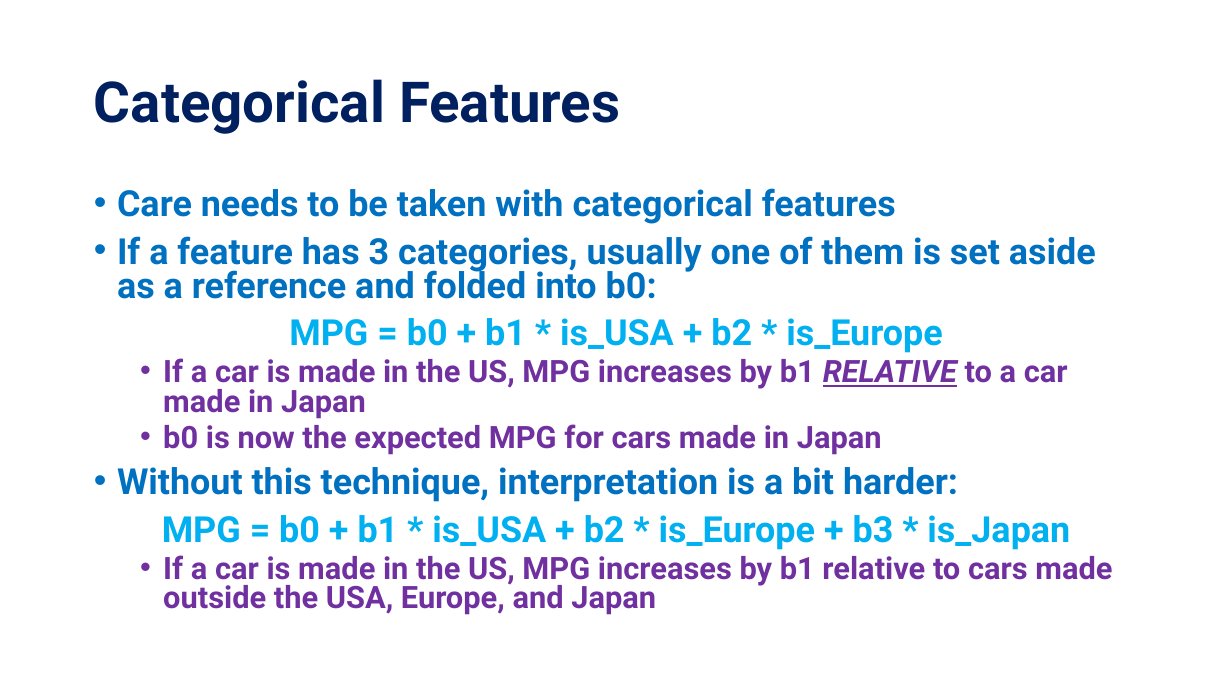
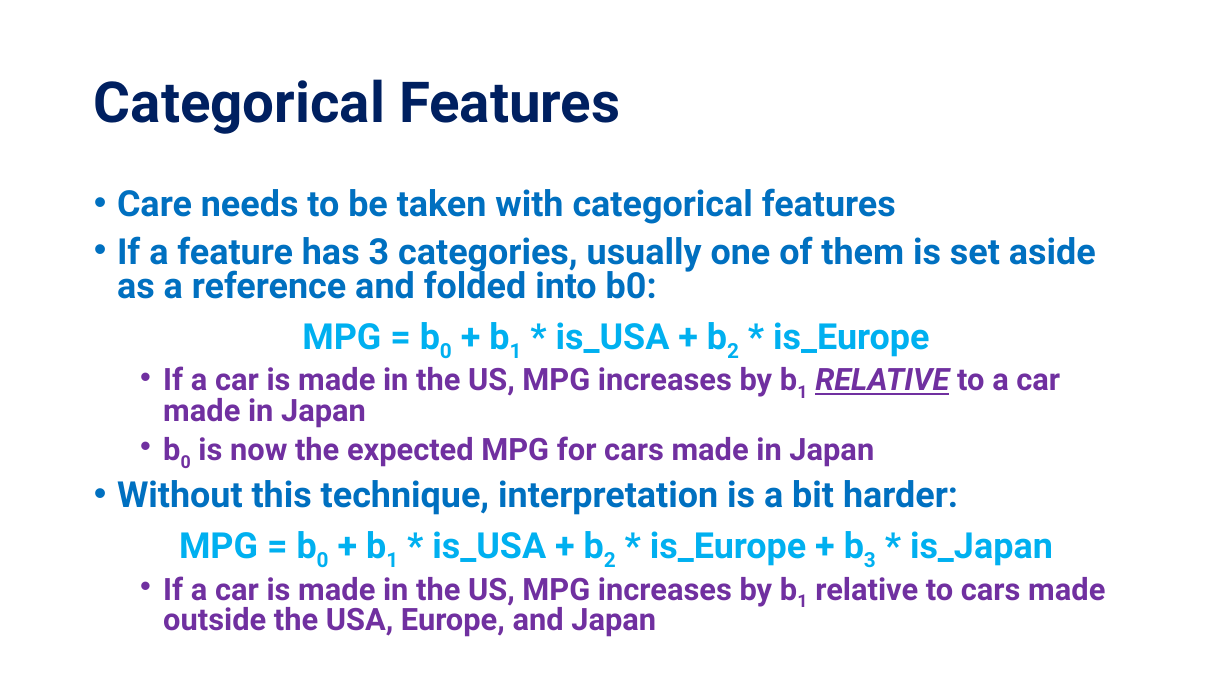
Before and after one commit to KISRDevelopment/python-ml-2025, a slide deck: slide 3 of slides/block7.pptx. Drawn at 1232x693 pixels with LibreOffice and Linux fonts; fonts in the diff are those of the drawing. Boxes give left, top, right and bottom in pixels: in the first picture for what was removed or moved away, otherwise in the second. Text is boxed around its words. In the diff, an @@ line names an element or a change of style, - is before the commit and + after.

```diff
--- a/slides/block7.pptx
+++ b/slides/block7.pptx
@@ text at <box>163,322,1105,637</box>: now subscript in "b0 b1 b2", "b1", "b0", "b0 b1 b2 b3" and 1 more places @@
```
Also in this commit, not shown: 1 other slide changed, 1 slide added, 1 other file.
